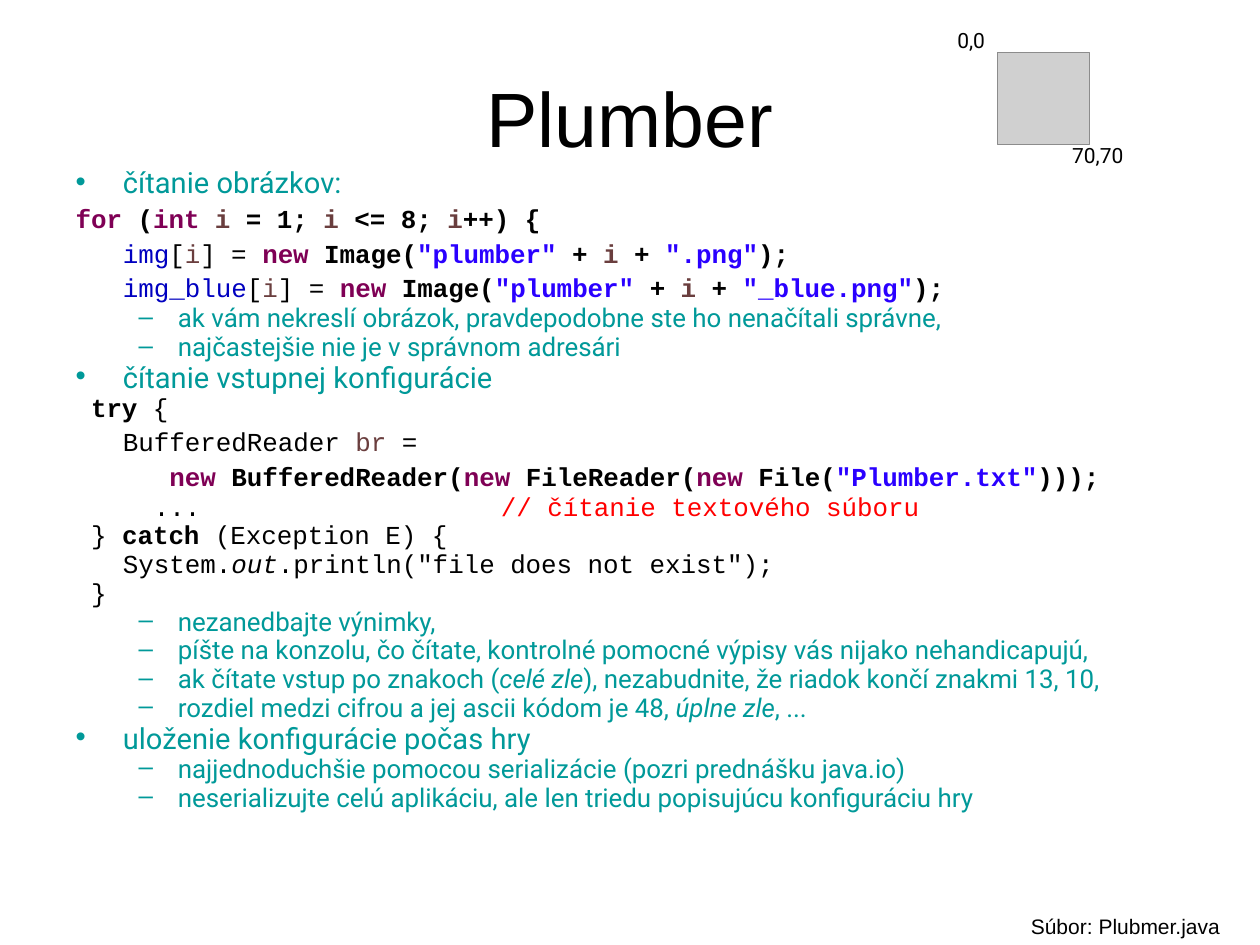
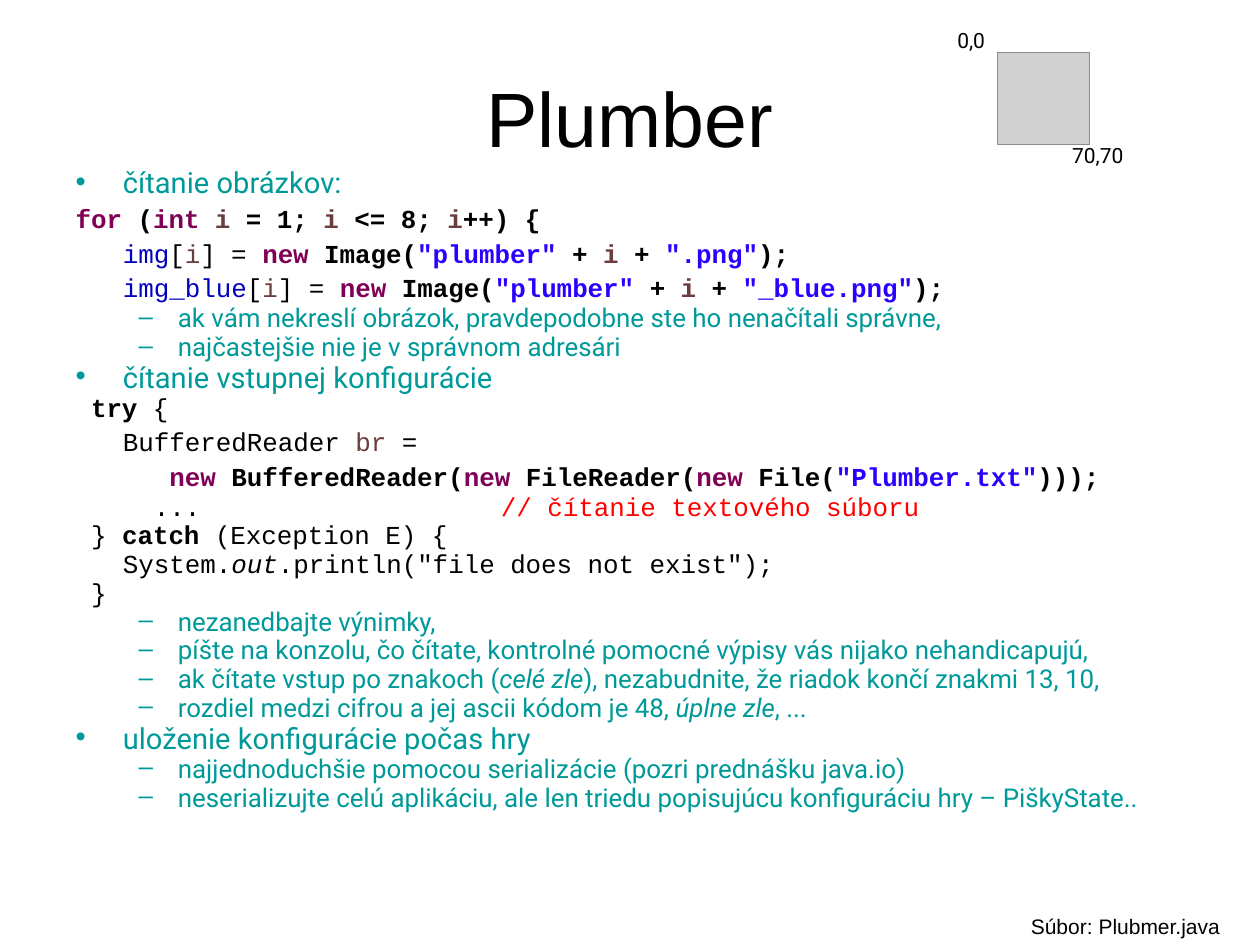
Before and after one commit to Programovanie4/Prednasky, a slide deck: slide 29 of 11/11_java.ppt (slide 28 before the commit). Drawn at 1260x945 pixels with LibreOffice and Linux fonts; fonts in the diff are those of the drawing; grey boxes stand for pictures. Boxes give left, top, right and bottom in pixels: in the first picture for what was removed or moved away, otherwise in the second. Text is boxed around its words. In the diff, an @@ line names an element or a change of style, - is before the commit and + after.

```diff
--- a/11/11_java.ppt
+++ b/11/11_java.ppt
@@ text at bbox=[178, 783, 1138, 813]: text changed @@
-  – neserializujte celú aplikáciu, ale len triedu popisujúcu konfiguráciu hry
+  – neserializujte celú aplikáciu, ale len triedu popisujúcu konfiguráciu hry – PiškyState..
```
Also in this commit, not shown: 6 other slides changed, 1 slide added, 1 slide removed, 6 other files.
